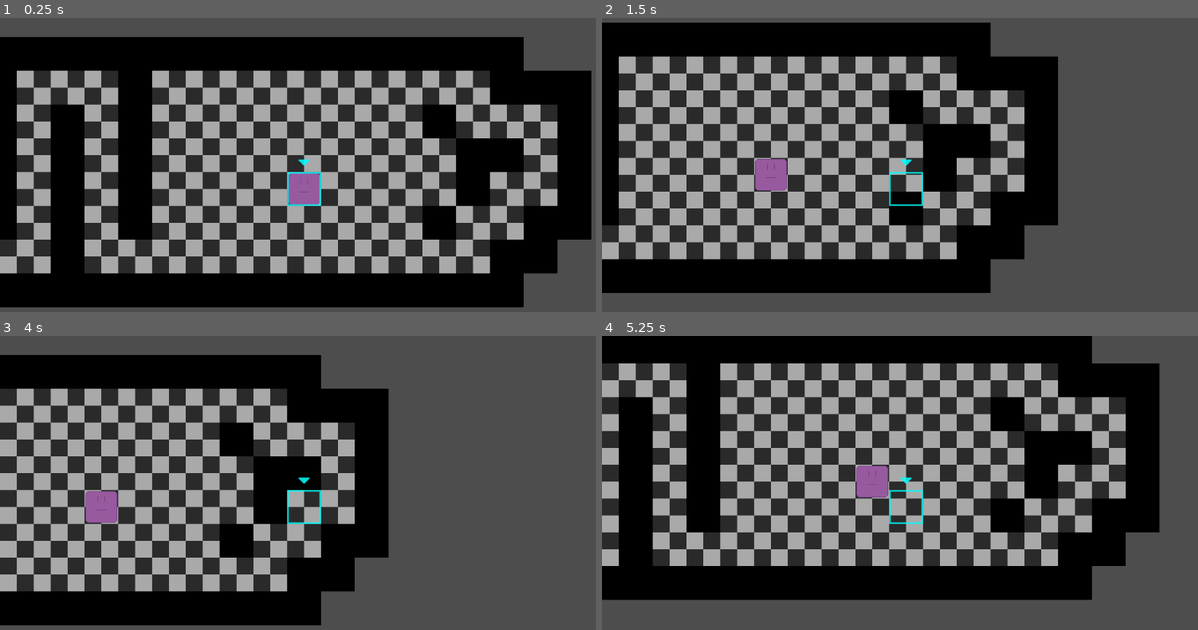
Above: before the commit, frames 1-4 (two rows, left to right).
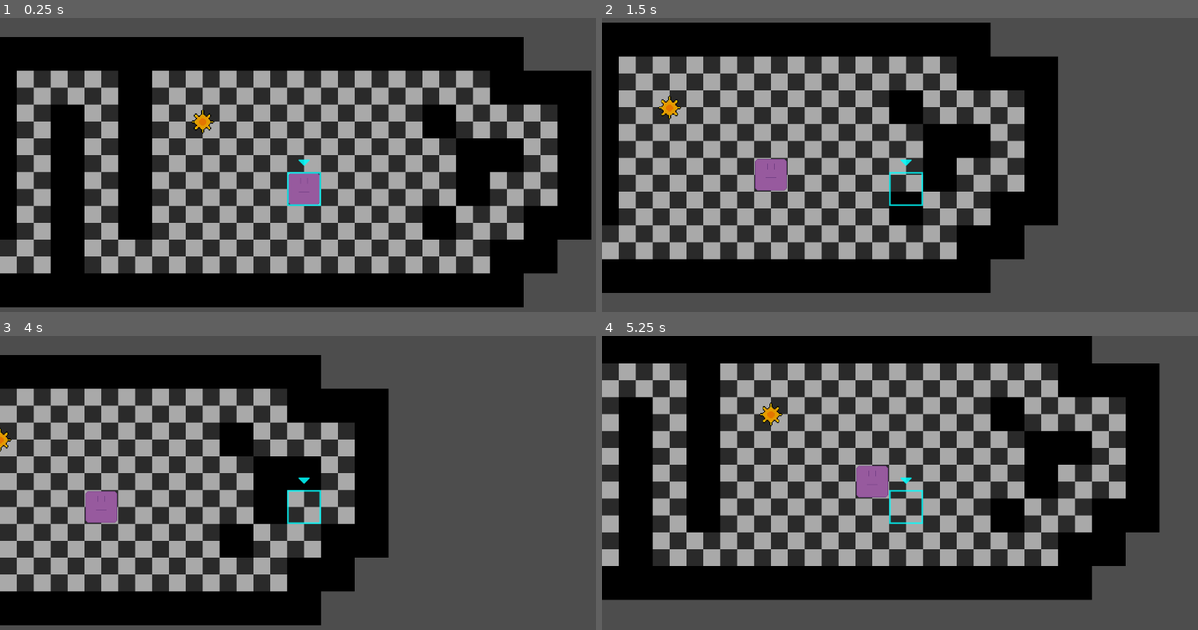
Above: after the commit, the same moments.

Repository: catstar27/astral-flow
Game: Godot game, scene res://misc/main.tscn
The game is run twice, just before and just after one commit, with the same random seed, the same clock (stepped at 60 frames per second) and the same inputs.
Inputs:
- Up to frame 1 (0.25 s): no input
- Up to frame 2 (1.5 s): tap Enter at 0.5 s; hold D (right) 0.53-1.28 s; tap Space (interact) at 0.6, 1.35 s; hold S (down) from 1.28 s (still down)
- Up to frame 3 (4 s): release S (down) at 2.03 s; hold D (right) 2.03-2.78 s; tap Space (interact) at 2.1, 2.85, 3.6 s; hold W (up) 2.78-3.53 s; hold A (left) from 3.53 s (still down)
- Up to frame 4 (5.25 s): tap Space (interact) at 4.35, 5.1 s; release A (left) at 5.03 s; hold S (down) from 5.03 s (still down)

The runs differ from the first frame. In frame 1, 0.2% of the frame differs, in the area x 32-37%, y 31-40%; in frame 2, 0.2%; in frame 3, less than 0.1%; in frame 4, 0.2%.

Commit message:
Updated pathfinding to allow avoidance

Diff:
--- /dev/null
+++ b/characters/abilities/block.gd
@@ -0,0 +1,4 @@
+extends Ability
+
+func activate()->void:
+	print("Block!")
--- /dev/null
+++ b/characters/abilities/block.tscn
@@ -0,0 +1,7 @@
+[gd_scene load_steps=2 format=3 uid="uid://ymey58k1x83b"]
+
+[ext_resource type="Script" path="res://characters/abilities/block.gd" id="1_v57ji"]
+
+[node name="Block" type="Node2D"]
+script = ExtResource("1_v57ji")
+ap_cost = 3
--- /dev/null
+++ b/characters/abilities/punch.gd
@@ -0,0 +1,4 @@
+extends Ability
+
+func activate()->void:
+	print("Punch!")
--- /dev/null
+++ b/characters/abilities/punch.tscn
@@ -0,0 +1,7 @@
+[gd_scene load_steps=2 format=3 uid="uid://cwie2bybm8vto"]
+
+[ext_resource type="Script" path="res://characters/abilities/punch.gd" id="1_p0hx2"]
+
+[node name="Punch" type="Node2D"]
+script = ExtResource("1_p0hx2")
+ap_cost = 2
--- a/characters/abilities/zap.tscn
+++ b/characters/abilities/zap.tscn
@@ -4,5 +4,5 @@
 
 [node name="Zap" type="Node2D"]
 script = ExtResource("1_q1n8d")
-ap_cost = 3
+ap_cost = 2
 mp_cost = 1
--- a/characters/character.gd
+++ b/characters/character.gd
@@ -1,7 +1,6 @@
 extends CharacterBody2D
 class_name Character
 
-@export var move_speed: float = 5.0
 @export var max_ap: int = 5
 @export var max_mp: int = 5
 @export var max_hp: int = 10
@@ -9,6 +8,7 @@
 @onready var cur_mp: int = max_mp
 @onready var cur_hp: int = max_hp
 @onready var sprite: Sprite2D = %Sprite
+@onready var target_position: Vector2 = position
 var in_combat: bool = false
 var moving: bool = false
 
@@ -43,11 +43,17 @@
 	var line_color: Color = sprite.material.get_shader_parameter("line_color")
 	sprite.material.set_shader_parameter("line_color", Color(line_color, 0))
 
-func move(target_position: Vector2i)->void:
+func move()->void:
 	if moving:
 		return
-	moving = true
+	GlobalRes.map.update_occupied_tiles(GlobalRes.map.local_to_map(position), false)
+	var cur_target: Vector2 = target_position
 	var path: Array[Vector2i] = GlobalRes.map.get_nav_path(position, target_position)
 	for cell in path:
+		moving = true
 		await create_tween().tween_property(self, "position", GlobalRes.map.map_to_local(cell), .2).finished
-	moving = false
+		moving = false
+		if cur_target != target_position:
+			call_deferred("move")
+			return
+	GlobalRes.map.update_occupied_tiles(GlobalRes.map.local_to_map(position), true)
--- a/characters/player.gd
+++ b/characters/player.gd
@@ -1,5 +1,8 @@
 extends Character
 class_name Player
+
+func _ready() -> void:
+	GlobalRes.connect("globals_initialized", populate_ability_list)
 
 func populate_ability_list()->void:
 	for child in get_children():
--- a/characters/player.tscn
+++ b/characters/player.tscn
@@ -1,9 +1,11 @@
-[gd_scene load_steps=7 format=3 uid="uid://dgmulq68rm1md"]
+[gd_scene load_steps=9 format=3 uid="uid://dgmulq68rm1md"]
 
 [ext_resource type="Script" path="res://characters/player.gd" id="1_so47p"]
 [ext_resource type="Shader" path="res://shaders/outline.gdshader" id="2_j5ppi"]
 [ext_resource type="PackedScene" uid="uid://d3d3q8u26hymf" path="res://characters/abilities/zap.tscn" id="3_65jju"]
 [ext_resource type="Texture2D" uid="uid://dxcvjcqv1ubau" path="res://textures/test_avatar.png" id="3_axx35"]
+[ext_resource type="PackedScene" uid="uid://cwie2bybm8vto" path="res://characters/abilities/punch.tscn" id="4_ud5uy"]
+[ext_resource type="PackedScene" uid="uid://ymey58k1x83b" path="res://characters/abilities/block.tscn" id="6_7aa7e"]
 
 [sub_resource type="ShaderMaterial" id="ShaderMaterial_bfe6u"]
 shader = ExtResource("2_j5ppi")
@@ -26,4 +28,8 @@
 scale = Vector2(2, 2)
 shape = SubResource("RectangleShape2D_g7ocv")
 
+[node name="Punch" parent="." instance=ExtResource("4_ud5uy")]
+
 [node name="Zap" parent="." instance=ExtResource("3_65jju")]
+
+[node name="Block" parent="." instance=ExtResource("6_7aa7e")]
--- a/maps/game_map.gd
+++ b/maps/game_map.gd
@@ -2,8 +2,11 @@
 class_name GameMap
 
 @export var player_start_pos: Vector2i = Vector2i.ZERO
-@export var cursor_start_pos: Vector2i = Vector2i.ZERO
 @onready var astar: AStarGrid2D = AStarGrid2D.new()
+
+func update_occupied_tiles(tile: Vector2i, occupied: bool = false)->void:
+	print(tile)
+	astar.set_point_solid(tile, occupied)
 
 func _astar_setup()->void:
 	astar.region = get_used_rect()
@@ -26,5 +29,7 @@
 		return astar.get_id_path(start_cell, end_cell, true)
 	return []
 
-func _ready() -> void:
+func prep_map()->void:
 	_astar_setup()
+	for child in get_children():
+		update_occupied_tiles(local_to_map(child.position), true)
--- a/maps/interactives/fuck_sun.tscn
+++ b/maps/interactives/fuck_sun.tscn
@@ -13,9 +13,9 @@
 [sub_resource type="CircleShape2D" id="CircleShape2D_ngh6q"]
 radius = 11.0
 
-[node name="FuckSun" type="RigidBody2D"]
+[node name="FuckSun" type="StaticBody2D"]
 z_index = 1
-gravity_scale = 0.0
+scale = Vector2(2, 2)
 script = ExtResource("1_ryve7")
 
 [node name="Sprite2D" type="Sprite2D" parent="."]
--- a/maps/interactives/interactive.gd
+++ b/maps/interactives/interactive.gd
@@ -1,2 +1,2 @@
-extends RigidBody2D
+extends StaticBody2D
 class_name Interactive
--- a/maps/test_map.tscn
+++ b/maps/test_map.tscn
@@ -1,7 +1,8 @@
-[gd_scene load_steps=5 format=4 uid="uid://qw4hbk40dyvm"]
+[gd_scene load_steps=6 format=4 uid="uid://qw4hbk40dyvm"]
 
 [ext_resource type="Texture2D" uid="uid://b4gigoborowkw" path="res://textures/test_tiles.png" id="1_0ie11"]
 [ext_resource type="Script" path="res://maps/test_map.gd" id="2_6hspn"]
+[ext_resource type="PackedScene" uid="uid://bcfynfjod3hx0" path="res://maps/interactives/fuck_sun.tscn" id="3_psy5l"]
 
 [sub_resource type="TileSetAtlasSource" id="TileSetAtlasSource_a1i6e"]
 texture = ExtResource("1_0ie11")
@@ -22,3 +23,6 @@
 tile_map_data = PackedByteArray("AAAAAAAAAQAAAAAAAAD//wAAAQAAAAAAAAD/////AQAAAAAAAAAAAP//AQAAAAAAAAABAP//AQAAAAAAAAABAA …(2192 unchanged characters)…
 tile_set = SubResource("TileSet_xvokm")
 script = ExtResource("2_6hspn")
+
+[node name="FuckSun" parent="." instance=ExtResource("3_psy5l")]
+position = Vector2(-160, -96)
--- a/misc/global_res.gd
+++ b/misc/global_res.gd
@@ -3,6 +3,19 @@
 var player: Player
 var selection_cursor: SelectionCursor
 var map: GameMap
-var hud: Control
+var hud: HUD
 var selection_cursor_scene: PackedScene = preload("res://misc/selection_cursor.tscn")
 var player_scene: PackedScene = preload("res://characters/player.tscn")
+signal globals_initialized
+
+func update_var(new_value)->void:
+	if new_value is Player:
+		player = new_value
+	if new_value is SelectionCursor:
+		selection_cursor = new_value
+	if new_value is GameMap:
+		map = new_value
+	if new_value is HUD:
+		hud = new_value
+	if player != null && selection_cursor != null && map != null && hud != null:
+		globals_initialized.emit()
--- a/misc/hud.gd
+++ b/misc/hud.gd
@@ -1,4 +1,5 @@
 extends Control
+class_name HUD
 
 @onready var ability_list: VBoxContainer = %AbilityList
 @onready var ability_button_scn: PackedScene = preload("res://misc/ability_button.tscn")
--- a/misc/main.gd
+++ b/misc/main.gd
@@ -1,19 +1,23 @@
 extends Node2D
 
 func _ready() -> void:
-	GlobalRes.player = %Player
-	GlobalRes.selection_cursor = %SelectionCursor
+	GlobalRes.update_var(%SelectionCursor)
 	load_map("res://maps/test_map.tscn")
 
 func unload_map()->void:
 	if GlobalRes.map != null:
 		GlobalRes.map.queue_free()
+		GlobalRes.map = null
 
 func load_map(map: String)->void:
 	unload_map()
 	var map_to_load: GameMap = load(map).instantiate()
 	map_to_load.position = position
 	add_child(map_to_load)
-	GlobalRes.map = map_to_load
-	GlobalRes.player.position = map_to_load.map_to_local(map_to_load.player_start_pos)
-	GlobalRes.selection_cursor.position = map_to_load.map_to_local(map_to_load.cursor_start_pos)
+	GlobalRes.update_var(map_to_load)
+	var player: Player = GlobalRes.player_scene.instantiate()
+	GlobalRes.update_var(player)
+	player.position = map_to_load.map_to_local(map_to_load.player_start_pos)
+	map_to_load.add_child(player)
+	GlobalRes.selection_cursor.position = map_to_load.map_to_local(map_to_load.player_start_pos)
+	map_to_load.prep_map()
--- a/misc/main.tscn
+++ b/misc/main.tscn
@@ -1,14 +1,10 @@
-[gd_scene load_steps=4 format=3 uid="uid://c6tflifn824fs"]
+[gd_scene load_steps=3 format=3 uid="uid://c6tflifn824fs"]
 
 [ext_resource type="Script" path="res://misc/main.gd" id="1_518bh"]
-[ext_resource type="PackedScene" uid="uid://dgmulq68rm1md" path="res://characters/player.tscn" id="1_w0mst"]
 [ext_resource type="PackedScene" uid="uid://b85mlpg1agp8h" path="res://misc/selection_cursor.tscn" id="4_lfpb3"]
 
 [node name="Main" type="Node2D"]
 script = ExtResource("1_518bh")
 
-[node name="Player" parent="." instance=ExtResource("1_w0mst")]
-unique_name_in_owner = true
-
 [node name="SelectionCursor" parent="." instance=ExtResource("4_lfpb3")]
 unique_name_in_owner = true
--- a/misc/selection_cursor.gd
+++ b/misc/selection_cursor.gd
@@ -9,7 +9,7 @@
 var moving: bool = false
 
 func _ready() -> void:
-	GlobalRes.hud = %HUD
+	GlobalRes.update_var(%HUD)
 	update_color()
 
 func update_color()->void:
@@ -44,7 +44,8 @@
 func select(pos: Vector2i)->void:
 	if hovering == null:
 		if selected is Character:
-			selected.move(pos)
+			selected.target_position = pos
+			selected.call_deferred("move")
 	else:
 		if selected is Character && hovering is Interactive:
 			selected.call_deferred("interact", hovering)
